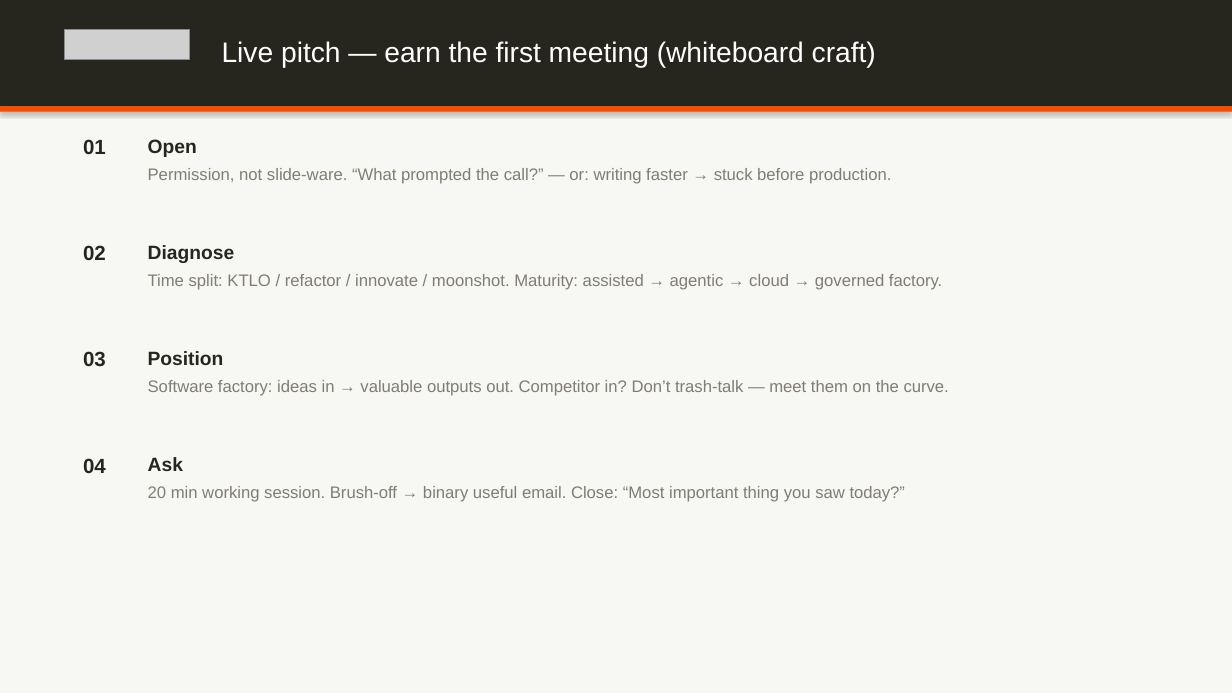
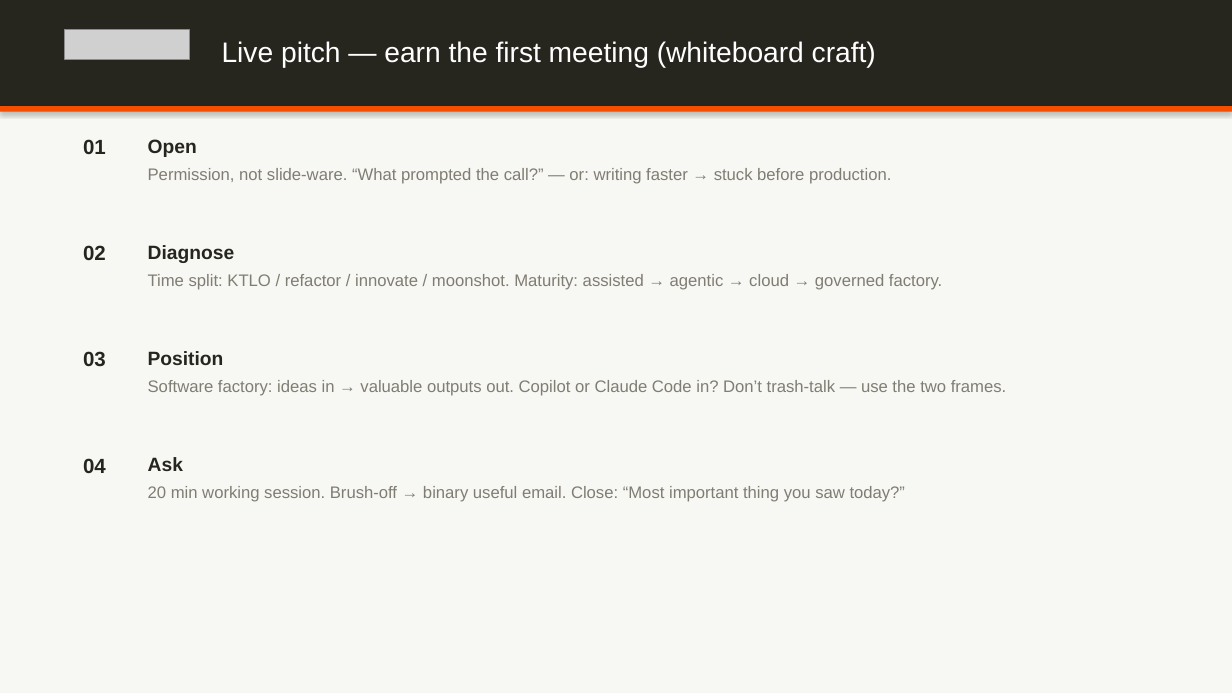
Before and after one commit to dempseli01-stack/lindsey, a slide deck: slide 19 of Lindsey_Presentation.pptx. Drawn at 1232x693 pixels with LibreOffice and Linux fonts; fonts in the diff are those of the drawing; grey boxes stand for pictures. Boxes give left, top, right and bottom in pixels: in the first picture for what was removed or moved away, otherwise in the second. Text is boxed around its words. In the diff, an @@ line names an element or a change of style, - is before the commit and + after.

```diff
--- a/Lindsey_Presentation.pptx
+++ b/Lindsey_Presentation.pptx
@@ text at bbox=[148, 380, 1007, 396]: text changed @@
-Software factory: ideas in → valuable outputs out. Competitor in? Don’t trash-talk — meet them on the curve.
+Software factory: ideas in → valuable outputs out. Copilot or Claude Code in? Don’t trash-talk — use the two frames.
```
Also in this commit, not shown: 4 other slides changed, 1 slide added, 1 slide removed, 4 other files.
